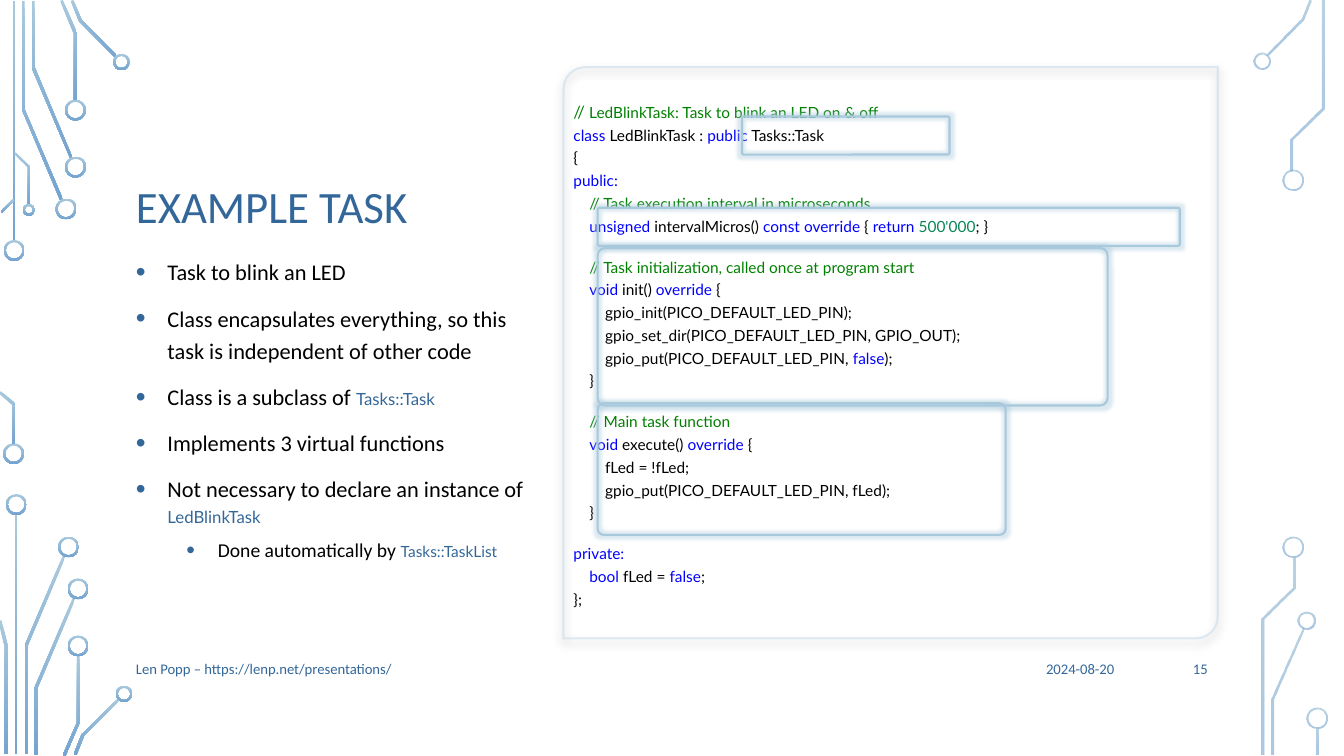
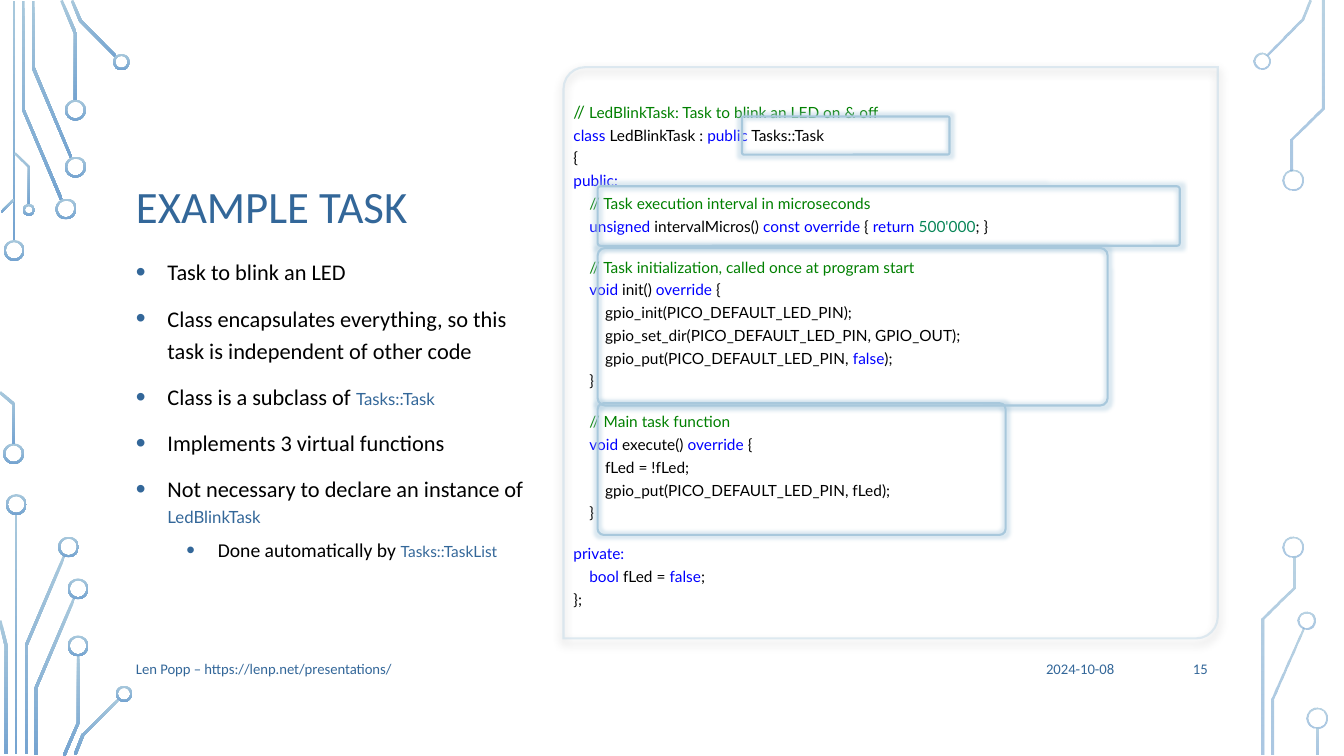
Before and after one commit to Len42/presentations, a slide deck: slide 15 of TaskScheduler/TaskScheduler.pptx. Drawn at 1344x756 pixels with LibreOffice and Linux fonts; fonts in the diff are those of the drawing; background and template pictures are left out. Boxes give left, top, right and bottom in pixels: in the first picture for what was removed or moved away, otherwise in the second. Text is boxed around its words. In the diff, an @@ line names an element or a change of style, - is before the commit and + after.

Commit message:
TaskScheduler: Updated for TaskDemo 1.2

```diff
--- a/TaskScheduler/TaskScheduler.pptx
+++ b/TaskScheduler/TaskScheduler.pptx
@@ rounded rectangle: place and size @@
-rounded rectangle at [598, 208, 1181, 246]
+rounded rectangle at [598, 187, 1181, 246]
@@ text at [1046, 664, 1114, 674]: text changed @@
-2024-08-20
+2024-10-08
```
Also in this commit, not shown: 22 other slides changed, 1 slide removed, 1 other file.
